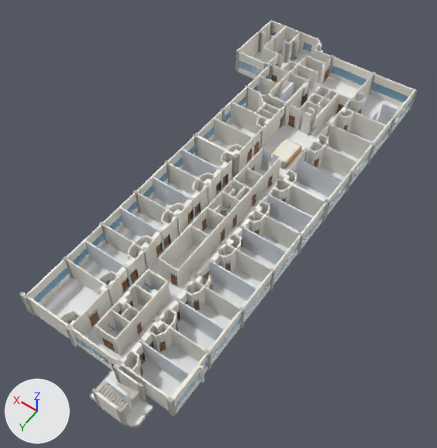
Renders of the glTF model public/p2/solca_p2.glb from each side of a commit.
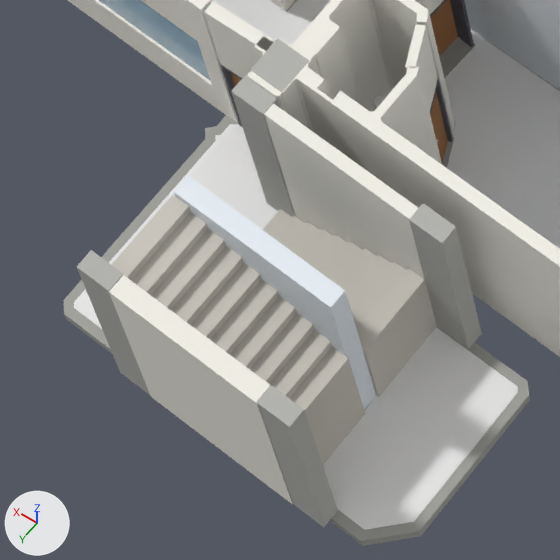
The first picture shows the older version from a 50 mm camera at (45.3, 120.8, 62.9) aimed at (74.7, 79.8, -1.6). The close-ups show the older and then the newer version on the part from 19% to 36% of the width and 79% to 96% of the height of that picture. Only the edits that show in the close-ups are written down. Arrows for +X, +Y and +Z are at lower left; the lights stay in place.

The first close-up shows 'escaleras|0.608,0.578,0.518|0.00', 'muros|0.102,0.109,0.130|0.00', 'muros|0.303,0.608,0.846|0.60', 'muros|0.360,0.160,0.053|0.00', 'muros|0.462,0.462,0.436|0.00', 'muros|0.810,0.865,0.922|0.00', 'muros|0.902,0.884,0.810|0.00', 'pisos|0.384,0.384,0.360|0.00', 'pisos|0.865,0.865,0.865|0.00' and 1 more.
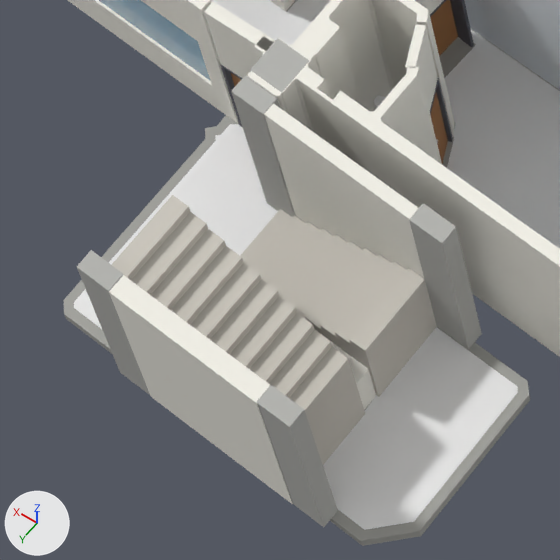
Pixel boxes [x1, y1, x2, y2] of what changed, in the close-ups (560 x 560 px):
'muros|0.810,0.865,0.922|0.00', reshaped: before [174, 0, 560, 410]; after [464, 0, 560, 90]
part 1 of me_muros_0_810_0_865_0_922_0_00, deleted: before [174, 176, 376, 410]
part 2 of me_muros_0_902_0_884_0_810_0_00, added: after [317, 331, 376, 410]

The change, as a diff of the scene's bpy script:
```diff
--- a/public/p2/solca_p2.glb.py
+++ b/public/p2/solca_p2.glb.py
@@ me_muros_0_810_0_865_0_922_0_00 @@
 # used by ob_muros_0_810_0_865_0_922_0_00; location = (1.54, -0.4, 0.0)
-me_muros_0_810_0_865_0_922_0_00.from_pydata(...)  # 248 vertices, 384 faces; spans x 61.6..82.2, y 51.3..107.1, z 0.0..3.8
+me_muros_0_810_0_865_0_922_0_00.from_pydata(...)  # 232 vertices, 360 faces; spans x 61.6..82.2, y 51.3..101.5, z 0.0..3.8
+# me_muros_0_810_0_865_0_922_0_00 part 1: the loose piece of 8 vertices spanning x 65.4..68.3, y 106.8..107.1, z 0.0..3.8 is deleted
+# other edits to the shape of me_muros_0_810_0_865_0_922_0_00 do not show in these pictures
 me_muros_0_810_0_865_0_922_0_00.materials.append(mat_material_10)
@@ me_muros_0_902_0_884_0_810_0_00 @@
 # used by ob_muros_0_902_0_884_0_810_0_00; location = (1.54, -0.4, 0.0)
-me_muros_0_902_0_884_0_810_0_00.from_pydata(...)  # 4706 vertices, 8940 faces; spans x 60.9..88.6, y 43.2..108.7, z 0.0..3.8
+me_muros_0_902_0_884_0_810_0_00.from_pydata(...)  # 4722 vertices, 8964 faces; spans x 60.9..88.6, y 43.2..108.7, z 0.0..3.8
+# me_muros_0_902_0_884_0_810_0_00 part 2: a new loose piece, a box spanning x 65.4..68.3, y 106.75..107.05, z 0.0..1.0, in mat_material_5 (white #f4f1e8)
+# other edits to the shape of me_muros_0_902_0_884_0_810_0_00 do not show in these pictures
 me_muros_0_902_0_884_0_810_0_00.materials.append(mat_material_5)
```
